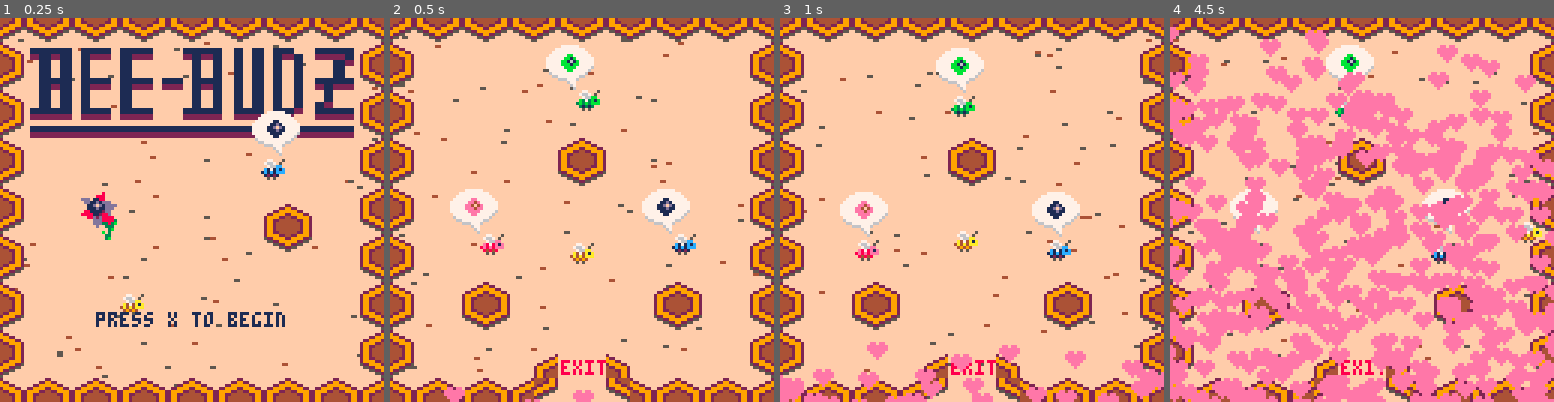
Above: before the commit, frames 1-4 (left to right).
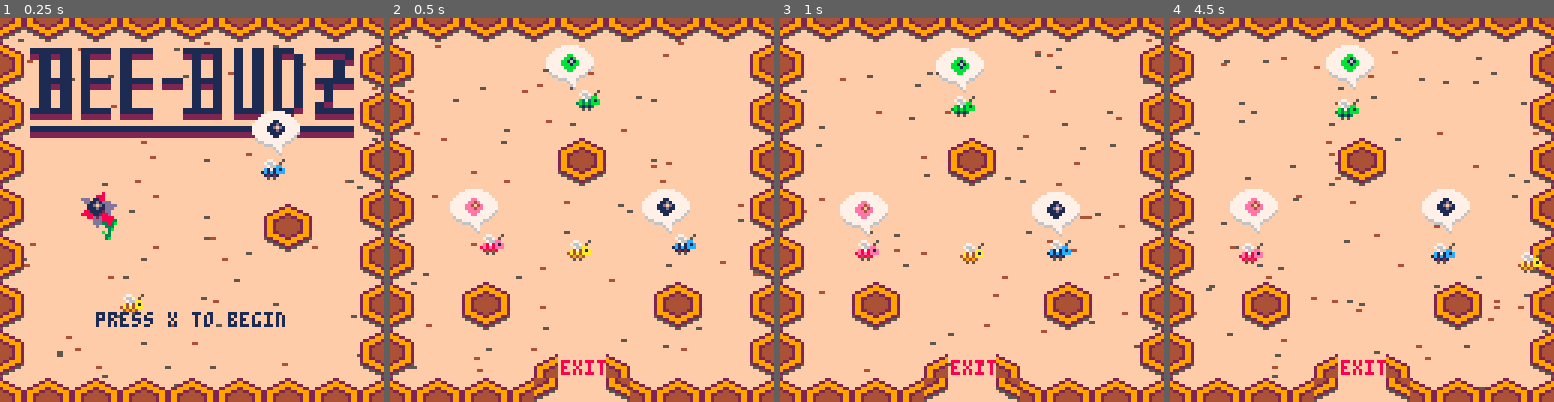
Above: after the commit, the same moments.

Repository: global-game-jam-2019-team/the_letter_bee
Game: PICO-8 cartridge the_letter_bee.p8
The game is run twice, just before and just after one commit, with the same random seed, the same clock (stepped at 60 frames per second) and the same inputs.
Inputs:
- Up to frame 1 (0.25 s): no input
- Up to frame 2 (0.5 s): tap X (X key) at 0.33 s
- Up to frame 3 (1 s): tap O (Z key) at 0.7 s
- Up to frame 4 (4.5 s): tap X (X key) at 1.07, 1.85, 2.97, 4.08 s; hold Right 1.6-2.1 s; tap O (Z key) every 0.4 s from 1.7 to 4.1 s; hold Up 2.15-2.42 s; hold Right 2.47-3.03 s; hold Left 3.08-3.58 s; hold Down 3.63-3.97 s; hold Right from 4.02 s (still down)

Frame 1 is identical in both runs. In frame 2, 0.5% of the frame differs, in the area x 14-54%, y 57-100%; in frame 3, 3.7%; in frame 4, 45%, in the area x 0-100%, y 2-100%.

Commit message:
More hornets and better speed / patterns

Diff:
--- a/the_letter_bee.p8
+++ b/the_letter_bee.p8
@@ -967,7 +967,7 @@
   -- bee
   spr(s(p.sprite, p.x, p.y, not p.point_right))
 
-  all_goals = true
+  -- all_goals = true
   if all_goals then
     too_many_hearts(hive_hearts, 0.5, 0, 6, 1000, true)
 
@@ -1096,7 +1096,7 @@
   local n = 4;
   local d = 6;
   local k = n / d -- petal count; doubled if even? see article
-  local cycle_over_frames = 20 -- flr(rnd(45) + 45)
+  local cycle_over_frames = 100 -- 20 -- flr(rnd(45) + 45)
   local theta = ((t + entity.petal_r_offset) % (cycle_over_frames * d)) / cycle_over_frames
   local offset_x = entity.petal_r * cos(k * theta) * cos(theta)
   local offset_y = entity.petal_r * cos(k * theta) * sin(theta)
@@ -1269,11 +1269,17 @@
         {type="food_blue", x=79,y=86,reactions={er_carry}},
         {type="food_blue", x=55,y=86,reactions={er_carry}},
         {type="food_blue", x=95,y=86,reactions={er_carry}},
-        {type="hornet",x=64,y=16,petal_r=12,petal_r_offset=flr(rnd(3000)),
+        {type="hornet",x=32,y=52,petal_r=32,petal_r_offset=500,
           updates={eu_hornet_cycle},reactions={er_drop, er_hurt}},
-        {type="hornet",x=48,y=48,petal_r=32,petal_r_offset=flr(rnd(3000)),
+        {type="hornet",x=74,y=42,petal_r=32,petal_r_offset=1000,
           updates={eu_hornet_cycle},reactions={er_drop, er_hurt}},
-        {type="hornet",x=96,y=30,petal_r=8,petal_r_offset=flr(rnd(3000)),
+        {type="hornet",x=118,y=42,petal_r=32,petal_r_offset=1500,
+          updates={eu_hornet_cycle},reactions={er_drop, er_hurt}},
+        {type="hornet",x=52,y=32,petal_r=32,petal_r_offset=2000,
+          updates={eu_hornet_cycle},reactions={er_drop, er_hurt}},
+        {type="hornet",x=42,y=74,petal_r=32,petal_r_offset=2500,
+          updates={eu_hornet_cycle},reactions={er_drop, er_hurt}},
+        {type="hornet",x=96,y=32,petal_r=32,petal_r_offset=3000,
           updates={eu_hornet_cycle},reactions={er_drop, er_hurt}},
       },
       update = function(o, map_data, distance_from_home, screen_offset_x)
@@ -1358,11 +1364,17 @@
     },
     [map_screens.houses_and_wasps] = { -- 7
       default_entities = {
-        {type="hornet",x=96,y=16,petal_r=12,petal_r_offset=flr(rnd(3000)),
+        {type="hornet",x=32,y=52,petal_r=32,petal_r_offset=3000,
           updates={eu_hornet_cycle},reactions={er_drop, er_hurt}},
-        {type="hornet",x=16,y=48,petal_r=32,petal_r_offset=flr(rnd(3000)),
+        {type="hornet",x=74,y=42,petal_r=32,petal_r_offset=2500,
           updates={eu_hornet_cycle},reactions={er_drop, er_hurt}},
-        {type="hornet",x=48,y=30,petal_r=8,petal_r_offset=flr(rnd(3000)),
+        {type="hornet",x=118,y=42,petal_r=32,petal_r_offset=2000,
+          updates={eu_hornet_cycle},reactions={er_drop, er_hurt}},
+        {type="hornet",x=52,y=32,petal_r=32,petal_r_offset=1500,
+          updates={eu_hornet_cycle},reactions={er_drop, er_hurt}},
+        {type="hornet",x=42,y=74,petal_r=32,petal_r_offset=1000,
+          updates={eu_hornet_cycle},reactions={er_drop, er_hurt}},
+        {type="hornet",x=96,y=32,petal_r=32,petal_r_offset=500,
           updates={eu_hornet_cycle},reactions={er_drop, er_hurt}},
       },
       extra_entities = {
